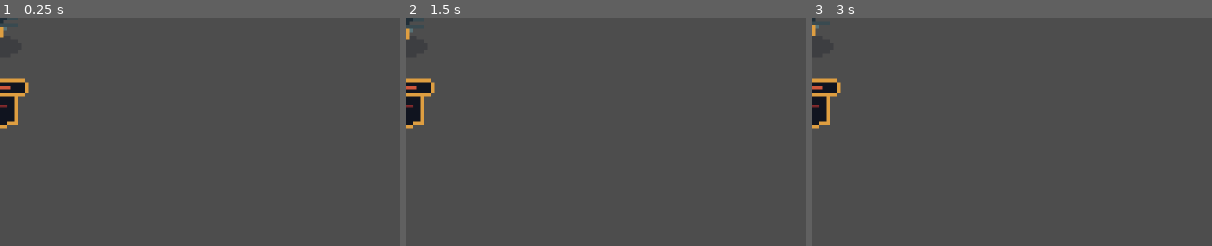
Above: before the commit, frames 1-3 (left to right).
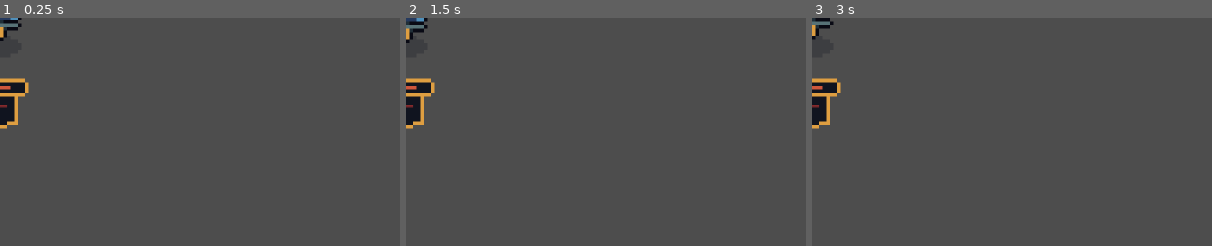
Above: after the commit, the same moments.

Repository: Paraldos/AdventureGame
Game: Godot game, scene res://actor_displays/drone.tscn
Same seed, same stepped clock (60 frames per second), same inputs: the game is played once before the commit and once after it. This scene is started directly instead of the project's main scene.
Inputs (mouse positions are % of the whole screen's width and height, from its top left):
- Up to frame 1 (0.25 s): no input
- Up to frame 2 (1.5 s): tap Enter at 0.5 s; move the mouse to (72, 45) at 0.52 s; move the mouse to (30, 55) at 1.27 s
- Up to frame 3 (3 s): move the mouse to (60, 28) at 2.02 s; tap Space at 2.75 s; move the mouse to (45, 70) at 2.77 s
The pictures show only the part of the screen within x 0-50%, y 0-50%; the shares and areas given below are measured in that part.

The runs differ from the first frame. In frame 1, 0.3% of the frame differs, in the area x 0-6%, y 0-11%; in frame 2, 0.3%; in frame 3, 0.2%.
Error before the commit: Invalid call. Nonexistent function 'get_max_hp' in base 'Nil'. (res://actor_displays/templates/actor_display.gd:20)
Error after the commit: Invalid call. Nonexistent function 'get_max_hp' in base 'Nil'. (res://actor_displays/templates/actor_display.gd:23)

Commit message:
drone artwork

Diff:
--- a/actor_displays/drone.tscn
+++ b/actor_displays/drone.tscn
@@ -37,7 +37,7 @@
 }],
 "loop": true,
 "name": &"default",
-"speed": 15.0
+"speed": 25.0
 }]
 
 [sub_resource type="Animation" id="Animation_dsw37"]
@@ -84,7 +84,7 @@
 
 [node name="Idle" parent="Sprites" index="1"]
 sprite_frames = SubResource("SpriteFrames_esvbn")
-frame_progress = 0.04628259
+frame_progress = 0.3057288
 
 [node name="AnimationPlayer" type="AnimationPlayer" parent="Sprites/Idle" index="0"]
 root_node = NodePath("../..")
--- a/actor_displays/templates/actor_display.gd
+++ b/actor_displays/templates/actor_display.gd
@@ -1,5 +1,6 @@
 extends Node2D
 
+@onready var sprites: Node2D = %Sprites
 @onready var idle: AnimatedSprite2D = %Idle
 @onready var lifebar: TextureProgressBar = %Lifebar
 @onready var status_bar: Node2D = %StatusBar
@@ -10,6 +11,8 @@
 func _ready() -> void:
 	SignalManager.update_actor_display.connect(_on_update_actor_display)
 	_update_lifebar()
+	if slot_index > 2:
+		sprites.scale.x = -1
 
 func _on_update_actor_display(target_index : int):
 	if slot_index != target_index: return
--- a/actor_displays/templates/actor_display.tscn
+++ b/actor_displays/templates/actor_display.tscn
@@ -5,10 +5,11 @@
 [ext_resource type="Theme" uid="uid://dxbr2pe0xoeby" path="res://assets/theme/main_theme.tres" id="3_s1614"]
 [ext_resource type="Texture2D" uid="uid://b0s5a1f2c7ly2" path="res://assets/img/ui/life_bar.png" id="4_ww1sc"]
 
-[node name="Creature" type="Node2D"]
+[node name="ActorDisplay" type="Node2D"]
 script = ExtResource("1_xrcbu")
 
 [node name="Sprites" type="Node2D" parent="."]
+unique_name_in_owner = true
 
 [node name="Idle" type="AnimatedSprite2D" parent="Sprites"]
 unique_name_in_owner = true
--- /dev/null
+++ b/actor_manager/training_drone.tscn
@@ -0,0 +1,14 @@
+[gd_scene load_steps=3 format=3 uid="uid://couq24oxokbfo"]
+
+[ext_resource type="Script" uid="uid://d4h87owm58m0i" path="res://actor_manager/actor.gd" id="1_r8vp5"]
+[ext_resource type="PackedScene" uid="uid://c08illhk7hmjt" path="res://actor_displays/drone.tscn" id="2_vjyps"]
+
+[node name="TrainingDrone" type="Node"]
+script = ExtResource("1_r8vp5")
+strength = 1
+dex = 1
+charm = 1
+wits = 1
+bp_display = ExtResource("2_vjyps")
+max_hp = 10
+metadata/_custom_type_script = "uid://d4h87owm58m0i"
--- a/battle_manager/battle.gd
+++ b/battle_manager/battle.gd
@@ -1,12 +1,26 @@
 extends Node
 class_name Battle
 
+@export var front : Array[PackedScene]
+@export var middle : Array[PackedScene]
+@export var back : Array[PackedScene]
+
 var id
+var rng = RandomNumberGenerator.new()
 
 func _ready() -> void:
 	SignalManager.start_battle.connect(_on_start_battle)
+	rng.randomize()
 	id = name
 
 func _on_start_battle( target_id : String ):
 	if id != target_id: return
-	print(target_id)
+	_add_actor(3, front)
+	_add_actor(4, middle)
+	_add_actor(5, back)
+
+func _add_actor(slot_index : int, array : Array):
+	var actor = array.pick_random().instantiate()
+	actor.slot_index = slot_index
+	ActorManager.current_actors.add_child(actor)
+	SignalManager.update_actor_display.emit(slot_index)
--- a/battle_manager/battle_manager.tscn
+++ b/battle_manager/battle_manager.tscn
@@ -1,10 +1,14 @@
-[gd_scene load_steps=3 format=3 uid="uid://d02tdpsp52i46"]
+[gd_scene load_steps=4 format=3 uid="uid://d02tdpsp52i46"]
 
 [ext_resource type="Script" uid="uid://giluhe47auiw" path="res://battle_manager/battle_manager.gd" id="1_3021x"]
 [ext_resource type="Script" uid="uid://bsi2dkv2qqy47" path="res://battle_manager/battle.gd" id="2_ab43p"]
+[ext_resource type="PackedScene" uid="uid://couq24oxokbfo" path="res://actor_manager/training_drone.tscn" id="3_vte21"]
 
 [node name="BattleManager" type="Node"]
 script = ExtResource("1_3021x")
 
 [node name="TutorialBattle" type="Node" parent="."]
 script = ExtResource("2_ab43p")
+front = Array[PackedScene]([ExtResource("3_vte21")])
+middle = Array[PackedScene]([ExtResource("3_vte21")])
+back = Array[PackedScene]([ExtResource("3_vte21")])
Binary file changed: assets/img/drone/idle-Sheet.png
Binary file changed: assets/img/drone/idle.aseprite
